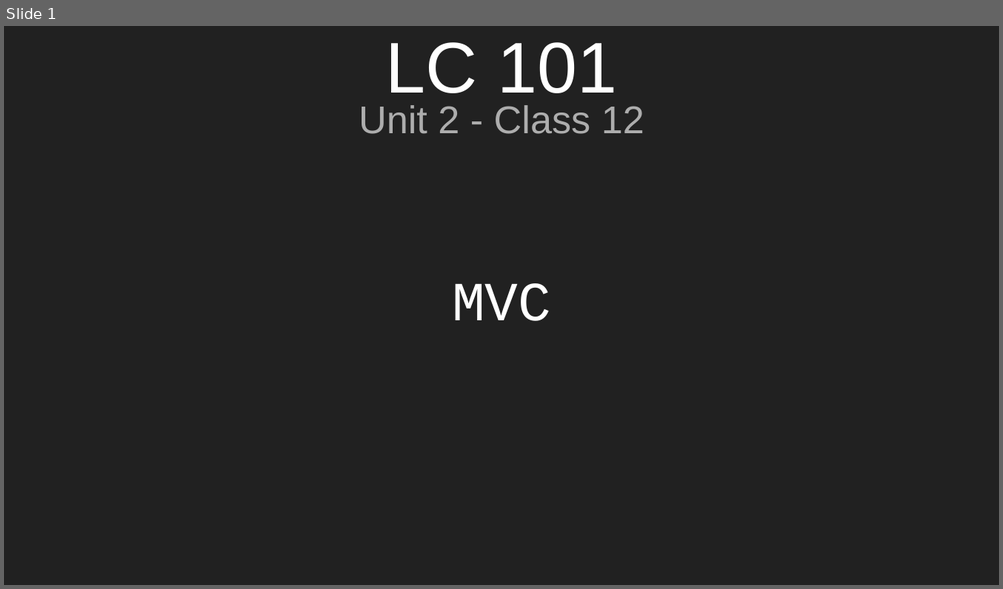
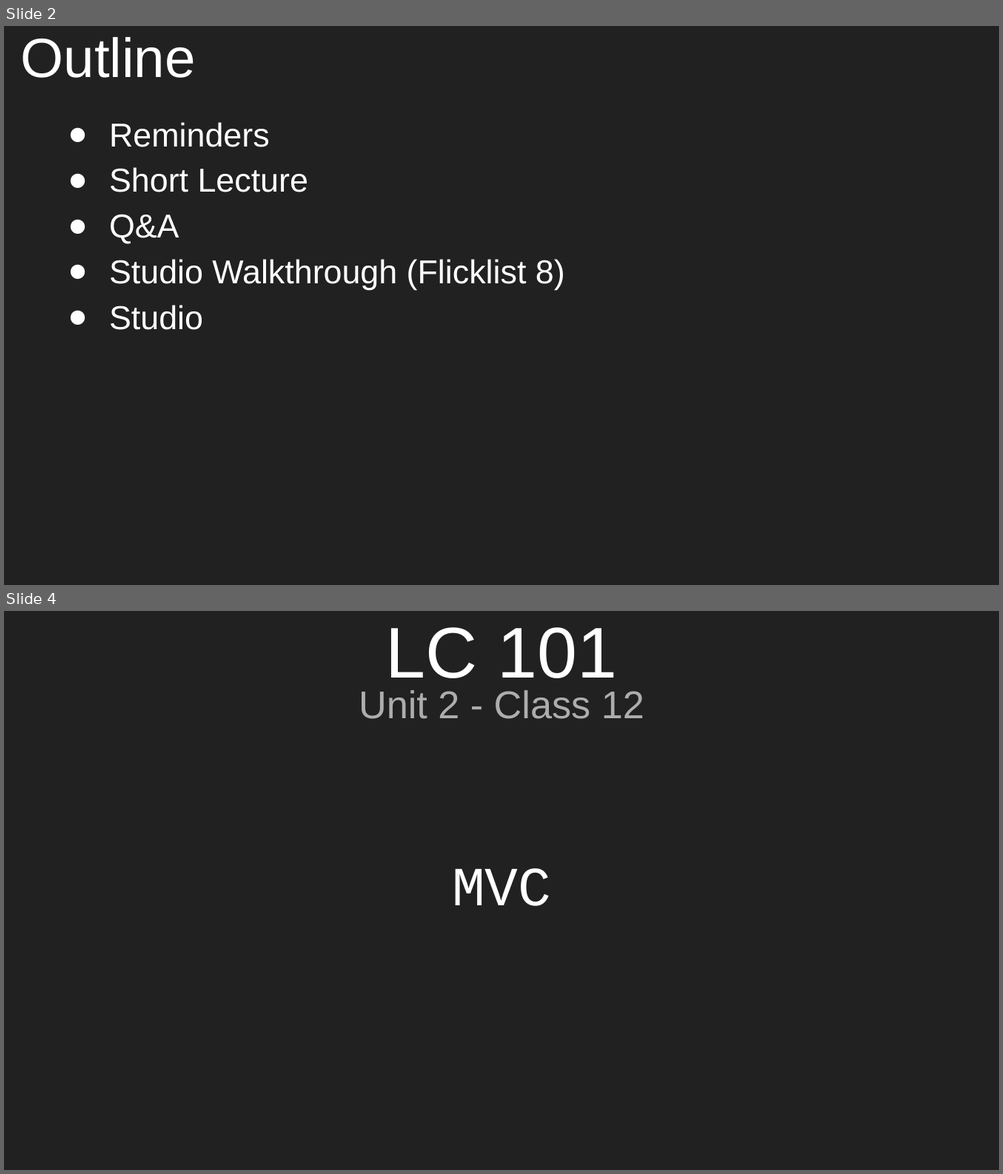
Before and after one commit to aleesham/lc101-unit2, a slide deck: slides/Unit 2 - LC 101 - Class 12.pptx. Shown one above the other, each under a label of ours: slide 1 before the commit, slides 2 and 4 after it; the slides between them are not shown. The pictures are 1003x589 and 1003x1174 pixels, drawn with LibreOffice and Linux fonts; fonts in the diff are those of the drawing. Boxes give left, top, right and bottom in pixels: in the first picture for what was removed or moved away, otherwise in the second. Text is boxed around its words. In the diff, an @@ line names an element or a change of style, - is before the commit and + after.

```diff
--- a/slides/Unit 2 - LC 101 - Class 12.pptx
+++ b/slides/Unit 2 - LC 101 - Class 12.pptx
@@ slide 2 added at bbox=[4, 26, 999, 585], background #212121 @@
@@ title added at bbox=[21, 37, 196, 78], 40 pt, text #FFFFFF @@
+Outline
@@ text added at bbox=[109, 122, 565, 330], 24 pt, text #FFFFFF @@
+● Reminders
+● Short Lecture
+● Q&A
+● Studio Walkthrough (Flicklist 8)
+● Studio
@@ what was slide 1 is now slide 4 @@
```
Also in this commit, not shown: 1 slide changed, 4 other slides added.
